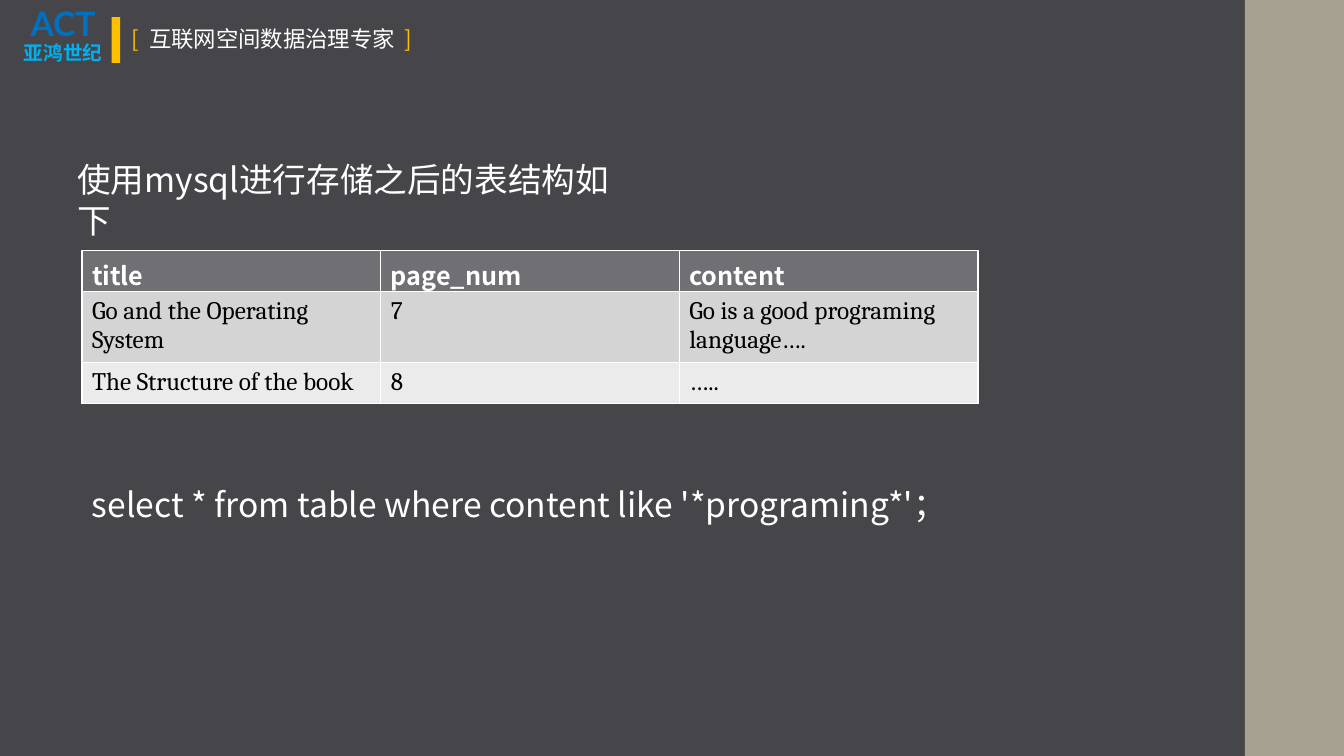
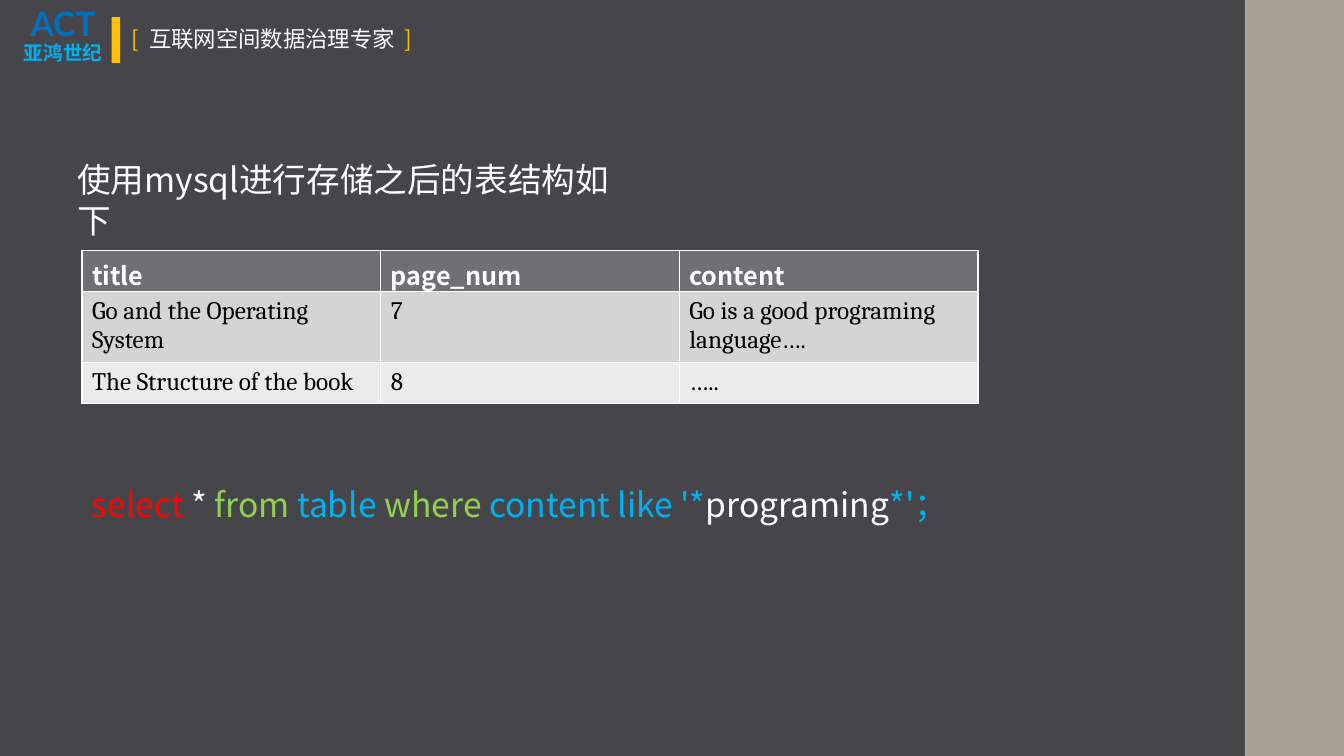
Before and after one commit to VincentMLiu/BigMingNotes, a slide deck: slide 10 of Memory Palace/Elasticsearch/ElasticSearch基本原理.pptx. Drawn at 1344x756 pixels with LibreOffice and Linux fonts; fonts in the diff are those of the drawing. Boxes give left, top, right and bottom in pixels: in the first picture for what was removed or moved away, otherwise in the second. Text is boxed around its words. In the diff, an @@ line names an element or a change of style, - is before the commit and + after.

```diff
--- a/Memory Palace/Elasticsearch/ElasticSearch基本原理.pptx
+++ b/Memory Palace/Elasticsearch/ElasticSearch基本原理.pptx
@@ text "select * from table where ..." at (92,490,948,526): text colour #FFFFFF to #FF0000 in "select"; text colour #FFFFFF to #92D050 in "from where"; text colour #FFFFFF to #00B0F0 in "table content like '*programing*'；" @@
```
Also in this commit, not shown: 3 other slides changed, 9 slides added, 1 slide removed, 13 other files.
